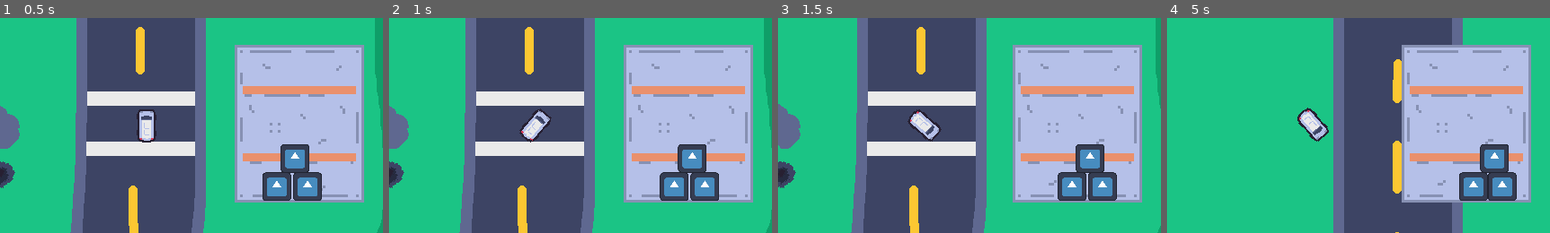
Above: before the commit, frames 1-4 (left to right).
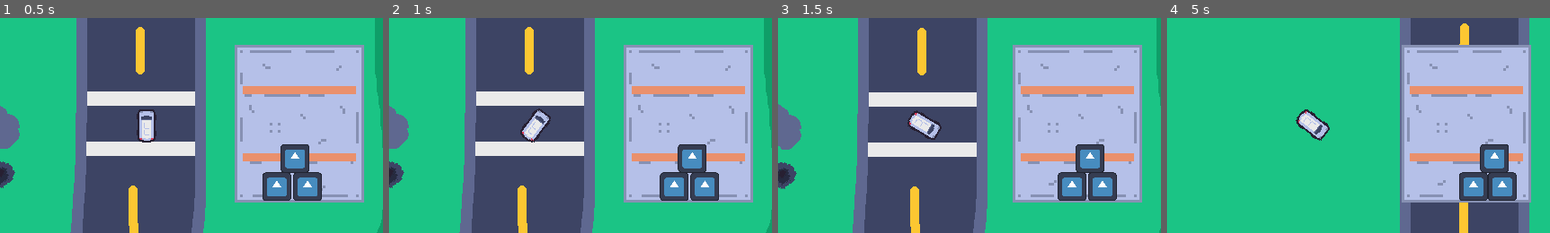
Above: after the commit, the same moments.

Repository: grace125/u-haul_u-surper
Game: Godot game, scene res://src/game/main_race.tscn
Same seed, same stepped clock (60 frames per second), same inputs: the game is played once before the commit and once after it. This scene is started directly instead of the project's main scene. The engine's default icon, where the game draws it, is replaced by a stand-in: a white triangle on a blue panel in a dark square.
Inputs:
- Up to frame 1 (0.5 s): no input
- Up to frame 2 (1 s): hold Right (Right) from 0.53 s (still down)
- Up to frame 3 (1.5 s): release Right (Right) at 1.28 s; hold S (Backward) from 1.28 s (still down)
- Up to frame 4 (5 s): release S (Backward) at 2.03 s; hold Right (Right) 2.03-2.78 s; hold Up (Forward) 2.78-3.53 s; hold A (Left) from 3.53 s (still down)

Frame 1 is identical in both runs. In frame 2, 0.1% of the frame differs, in the area x 34-43%, y 42-58%; in frame 3, 2.2%; in frame 4, 24%, in the area x 33-95%, y 0-100%.

Commit message:
Fix car hitbox just one more time

Diff:
--- a/src/car/car.tscn
+++ b/src/car/car.tscn
@@ -2,9 +2,6 @@
 
 [ext_resource type="Script" path="res://src/car/car.gd" id="1_axwkm"]
 [ext_resource type="Texture2D" uid="uid://cgxp06n32gh3w" path="res://assets/car/car.png" id="2_68pb2"]
-
-[sub_resource type="CapsuleShape2D" id="CapsuleShape2D_5lejn"]
-height = 37.0
 
 [sub_resource type="AtlasTexture" id="AtlasTexture_bcu0u"]
 atlas = ExtResource("2_68pb2")
@@ -42,7 +39,11 @@
 "speed": 0.2
 }]
 
+[sub_resource type="ConvexPolygonShape2D" id="ConvexPolygonShape2D_3idj3"]
+points = PackedVector2Array(10, 16, 4, 20, -4, 20, -10, 16, -10, -15, -4, -19, 4, -19, 10, -15)
+
 [node name="car" type="RigidBody2D"]
+collision_layer = 2
 mass = 3628.0
 gravity_scale = 0.0
 max_contacts_reported = 5
@@ -51,10 +52,6 @@
 angular_damp = 1.0
 script = ExtResource("1_axwkm")
 
-[node name="CollisionShape2D" type="CollisionShape2D" parent="."]
-position = Vector2(0, 0.5)
-shape = SubResource("CapsuleShape2D_5lejn")
-
 [node name="AnimatedSprite2D" type="AnimatedSprite2D" parent="."]
 position = Vector2(-2.98023e-08, 0)
 sprite_frames = SubResource("SpriteFrames_swnrl")
@@ -62,4 +59,7 @@
 
 [node name="Camera2D" type="Camera2D" parent="."]
 
+[node name="CollisionShape2D" type="CollisionShape2D" parent="."]
+shape = SubResource("ConvexPolygonShape2D_3idj3")
+
 [connection signal="body_entered" from="." to="." method="_on_body_entered"]
Not shown: 1 places in src/game/main_race.tscn that only renumber resources
